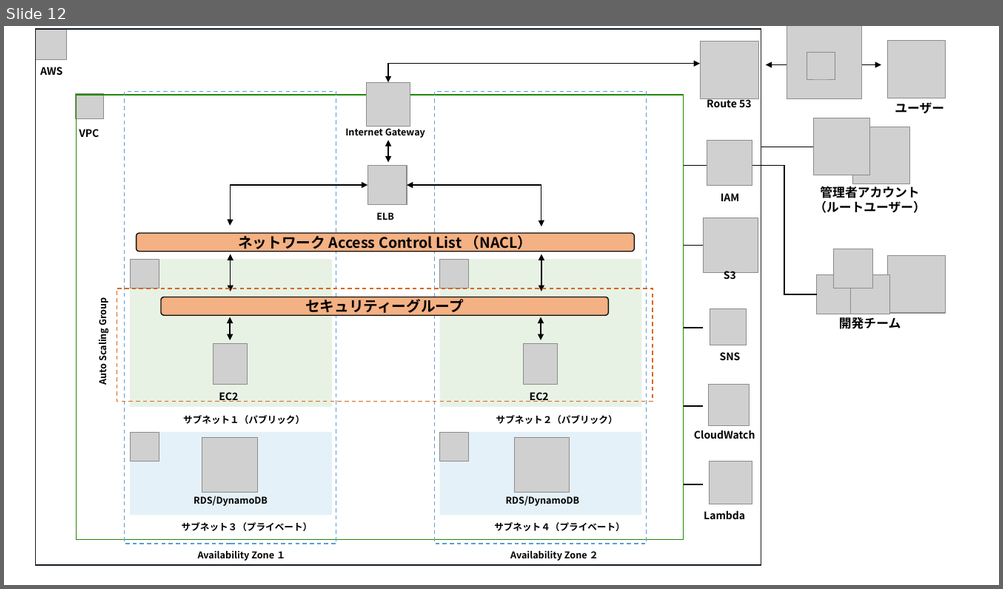
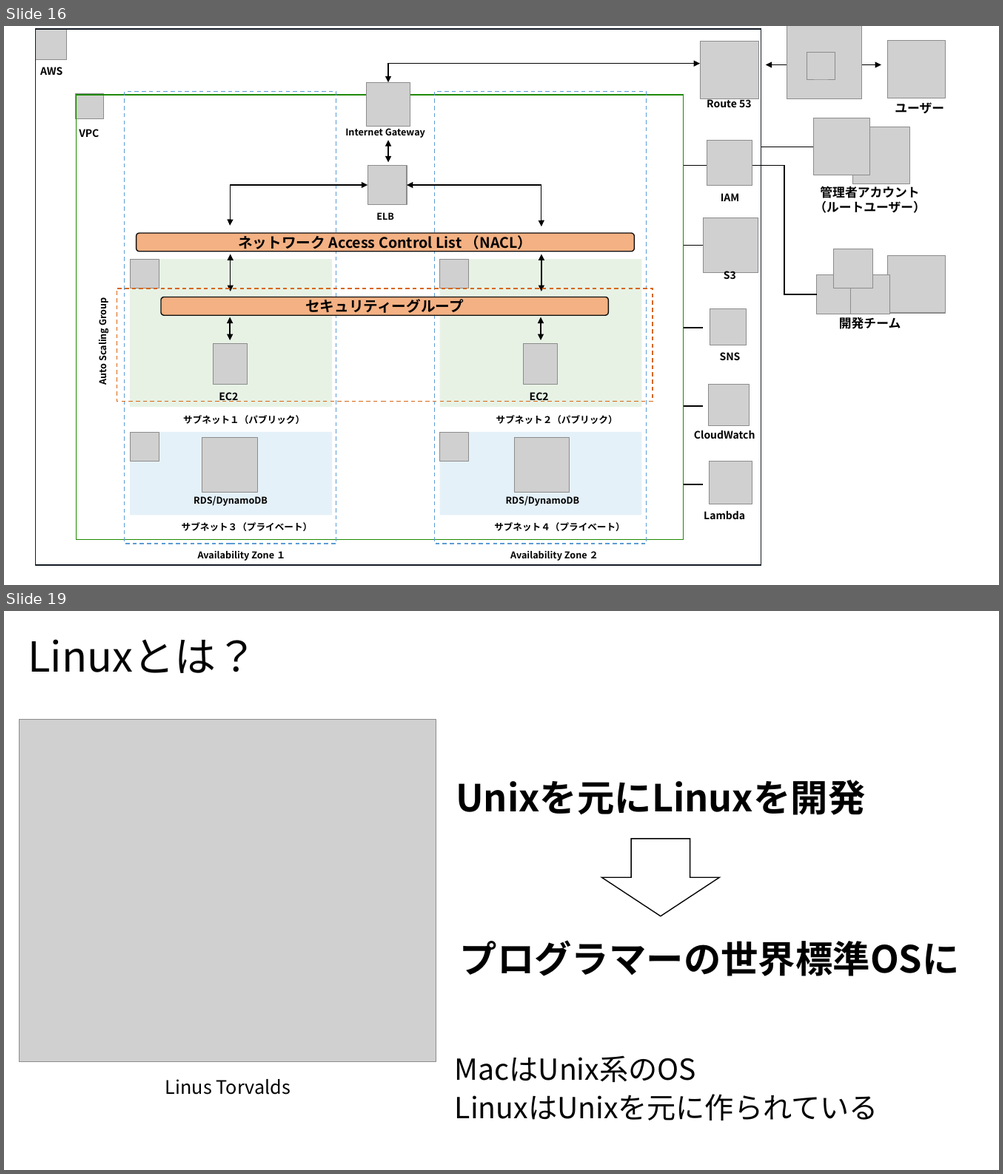
Before and after one commit to Mutsumix/aws-workshop, a slide deck: Day1/AWS-Architecture.pptx. Shown one above the other, each under a label of ours: slide 12 before the commit, slides 16 and 19 after it; the slides between them are not shown. The pictures are 1003x589 and 1003x1174 pixels, drawn with LibreOffice and Linux fonts; fonts in the diff are those of the drawing; grey boxes stand for pictures. Boxes give left, top, right and bottom in pixels: in the first picture for what was removed or moved away, otherwise in the second. Text is boxed around its words. In the diff, an @@ line names an element or a change of style, - is before the commit and + after.

```diff
--- a/Day1/AWS-Architecture.pptx
+++ b/Day1/AWS-Architecture.pptx
@@ slide 19 added at (x1=4, y1=611, x2=999, y2=1170), background #FFFFFF @@
@@ text added at (x1=28, y1=639, x2=258, y2=673), 40 pt, text #000000 @@
+Linuxとは？
@@ picture added at (x1=19, y1=719, x2=436, y2=1062) @@
@@ text added at (x1=455, y1=780, x2=865, y2=815), 36 pt, text #000000, bold @@
+Unixを元にLinuxを開発
@@ down arrow added at (x1=602, y1=839, x2=720, y2=916), outline #000000 1 pt @@
@@ text added at (x1=460, y1=940, x2=959, y2=977), 36 pt, text #000000, bold @@
+プログラマーの世界標準OSに
@@ text added at (x1=455, y1=1056, x2=878, y2=1121), 28 pt, text #000000 @@
+MacはUnix系のOS
+LinuxはUnixを元に作られている
@@ text added at (x1=165, y1=1079, x2=290, y2=1095), 18 pt, text #000000 @@
+Linus Torvalds
@@ what was slide 12 is now slide 16 @@
```
Also in this commit, not shown: 3 slides changed, 9 other slides added.
